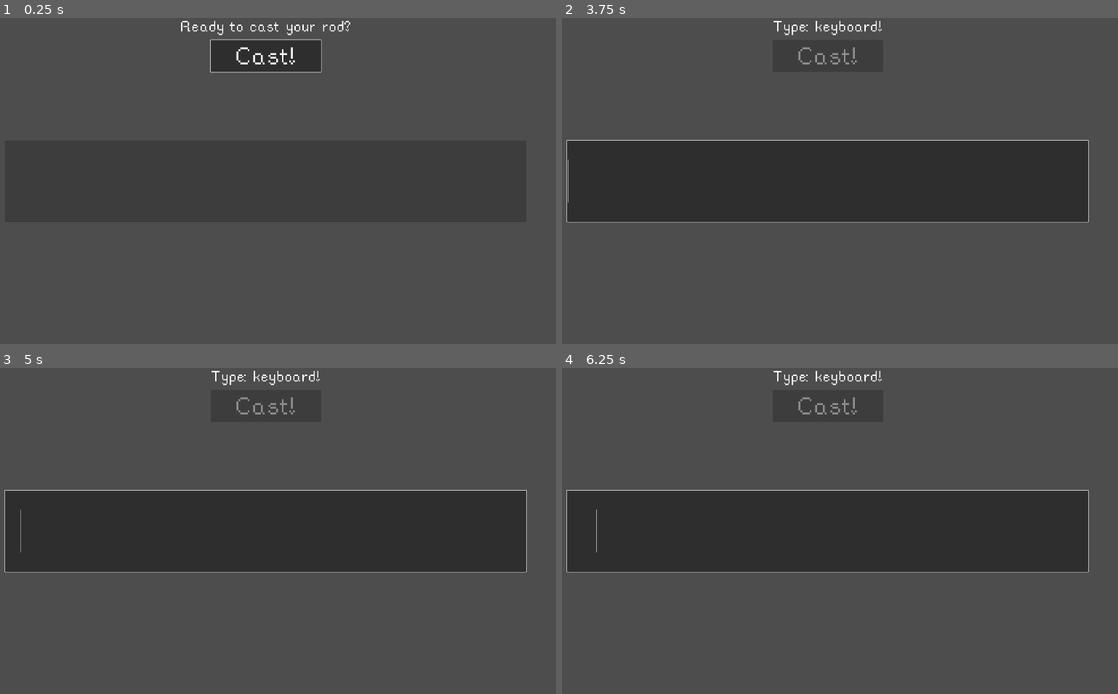
Above: before the commit, frames 1-4 (two rows, left to right).
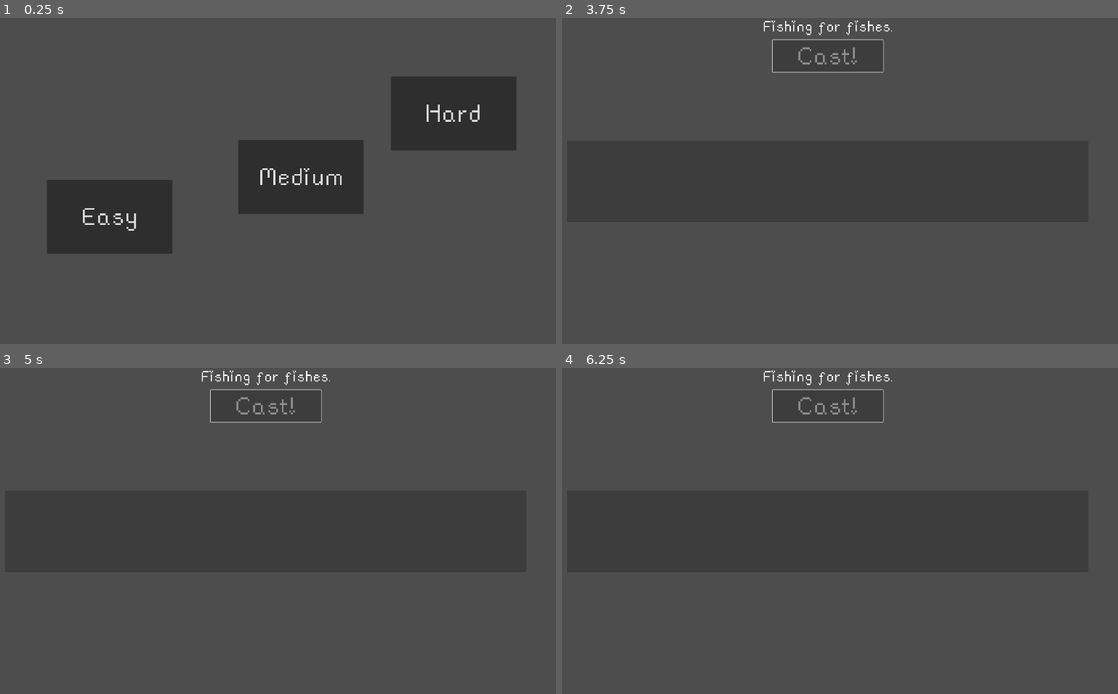
Above: after the commit, the same moments.

Repository: flowerFawn/the-key-to-fishing
Game: Godot game, scene res://scenes/difficulty_select.tscn
Same seed, same stepped clock (60 frames per second), same inputs: the game is played once before the commit and once after it. Before the commit the project starts from res://scenes/typing_scene.tscn.
Inputs (mouse positions are in pixels of both pictures, inside the frame that each line leads up to):
- Up to frame 1 (0.25 s): no input
- Up to frame 2 (3.75 s): click (862, 177) at 0.5 s, where only the run after the commit has a clickable "Medium"; click "Cast!" at 1.25 s; tap Enter at 2.75 s
- Up to frame 3 (5 s): tap Space at 4.25 s
- Up to frame 4 (6.25 s): tap Enter at 5 s; tap Space at 5.75 s

The runs differ from the first frame. In frame 1, 9.3% of the frame differs, in the area x 8-93%, y 0-73%; in frame 2, 1.0%; in frame 3, 1.0%; in frame 4, 1.0%.
Error after the commit: Invalid access to property or key 'data' on a base object of type 'null instance'. (res://scripts/typing_scene.gd:5)

Commit message:
added difficulty select screen. higher difficulties crash currently, due to not having json files

Diff:
--- /dev/null
+++ b/difficulty_select.gd
@@ -0,0 +1,18 @@
+extends Node2D
+
+
+# Called when the node enters the scene tree for the first time.
+func _ready() -> void:
+	pass # Replace with function body.
+
+
+# Called every frame. 'delta' is the elapsed time since the previous frame.
+func _process(delta: float) -> void:
+	pass
+
+func load_fishing_with_difficulty_change(difficulty: String):
+	Game.difficulty = difficulty
+	get_tree().change_scene_to_file("res://scenes/typing_scene.tscn")
+
+func main_menu():
+	pass
--- a/fish_lists/easy.json
+++ b/fish_lists/easy.json
@@ -19,13 +19,6 @@
 		"image": "res://assets/fish_images/pike.png",
 		"name": "Pike",
 		"weight": 40
-	},
-	{
-		"caught": 0,
-		"desc": "This gnome is an American public intellectual, linguist, philosopher, cognitive scientist, historian, social critic, and political activist. He also went to space one time!",
-		"image": "res://assets/fish_images/gnome.png",
-		"name": "Gnome",
-		"weight": 4
 	},
 	{
 		"caught": 0,
@@ -54,5 +47,12 @@
 		"image": "res://assets/fish_images/xenacanthida.png",
 		"name": "Xenacanthida",
 		"weight": 300
+	},
+	{
+		"caught": 2,
+		"desc": "This gnome is an American public intellectual, linguist, philosopher, cognitive scientist, historian, social critic, and political activist. He also went to space one time!",
+		"image": "res://assets/fish_images/gnome.png",
+		"name": "Gnome",
+		"weight": 4
 	}
 ]
--- a/project.godot
+++ b/project.godot
@@ -11,7 +11,7 @@
 [application]
 
 config/name="The Key to Fishing"
-run/main_scene="res://scenes/typing_scene.tscn"
+run/main_scene="res://scenes/difficulty_select.tscn"
 config/features=PackedStringArray("4.3", "Mobile")
 config/icon="res://icon.svg"
 
--- /dev/null
+++ b/scenes/difficulty_select.tscn
@@ -0,0 +1,62 @@
+[gd_scene load_steps=3 format=3 uid="uid://88gyqbanxx7e"]
+
+[ext_resource type="Script" path="res://difficulty_select.gd" id="1_e1sd6"]
+[ext_resource type="Theme" uid="uid://qjmal2ehrfr1" path="res://assets/themes/main_theme.tres" id="2_c54vk"]
+
+[node name="Node2D" type="Node2D"]
+script = ExtResource("1_e1sd6")
+
+[node name="CanvasLayer" type="CanvasLayer" parent="."]
+
+[node name="Control" type="Control" parent="CanvasLayer"]
+layout_mode = 3
+anchors_preset = 15
+anchor_right = 1.0
+anchor_bottom = 1.0
+grow_horizontal = 2
+grow_vertical = 2
+theme = ExtResource("2_c54vk")
+metadata/_edit_use_anchors_ = true
+
+[node name="Easy" type="Button" parent="CanvasLayer/Control"]
+layout_mode = 1
+anchors_preset = -1
+anchor_left = 0.123
+anchor_top = 0.496
+anchor_right = 0.34
+anchor_bottom = 0.723
+offset_left = 0.839996
+offset_top = 0.319946
+offset_right = -0.799988
+offset_bottom = 0.159973
+text = "Easy"
+
+[node name="Medium" type="Button" parent="CanvasLayer/Control"]
+layout_mode = 1
+anchors_preset = -1
+anchor_left = 0.453
+anchor_top = 0.374
+anchor_right = 0.669
+anchor_bottom = 0.601
+offset_left = -0.76001
+offset_top = 0.0799866
+offset_right = -0.480103
+offset_bottom = -0.0800171
+text = "Medium"
+
+[node name="Hard" type="Button" parent="CanvasLayer/Control"]
+layout_mode = 1
+anchors_preset = -1
+anchor_left = 0.716
+anchor_top = 0.18
+anchor_right = 0.932
+anchor_bottom = 0.406
+offset_left = -0.720093
+offset_top = -0.400009
+offset_right = -0.440063
+offset_bottom = 0.519989
+text = "Hard"
+
+[connection signal="pressed" from="CanvasLayer/Control/Easy" to="." method="load_fishing_with_difficulty_change" binds= ["easy"]]
+[connection signal="pressed" from="CanvasLayer/Control/Medium" to="." method="load_fishing_with_difficulty_change" binds= ["medium"]]
+[connection signal="pressed" from="CanvasLayer/Control/Hard" to="." method="load_fishing_with_difficulty_change" binds= ["hard"]]
--- a/scenes/retry.tscn
+++ b/scenes/retry.tscn
@@ -52,3 +52,4 @@
 script = ExtResource("2_6q5ie")
 
 [connection signal="pressed" from="CanvasLayer/Control/Again" to="CanvasLayer/Control/Again" method="load_new_scene" binds= ["res://scenes/typing_scene.tscn"]]
+[connection signal="pressed" from="CanvasLayer/Control/Back" to="CanvasLayer/Control/Back" method="load_new_scene" binds= ["res://scenes/difficulty_select.tscn"]]
